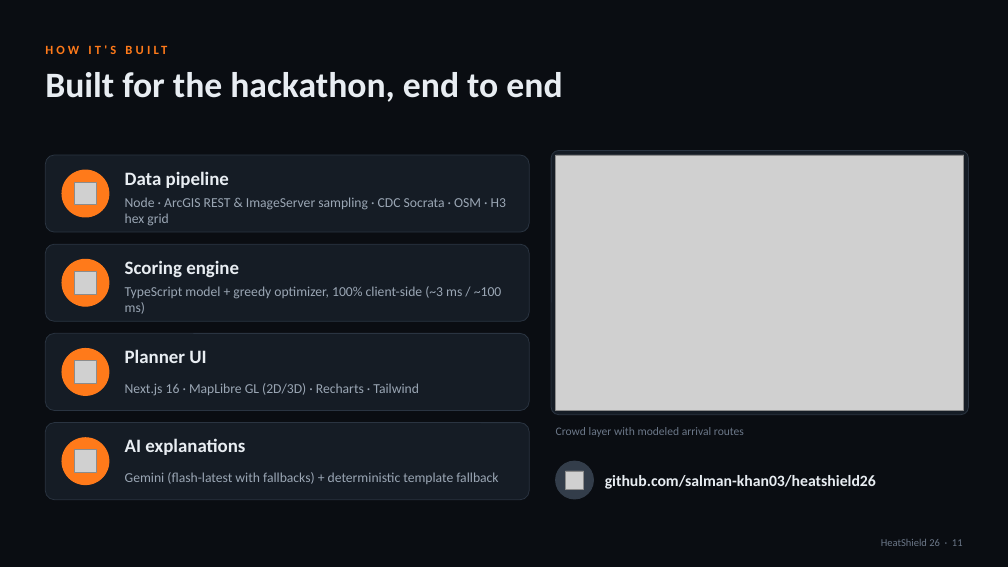
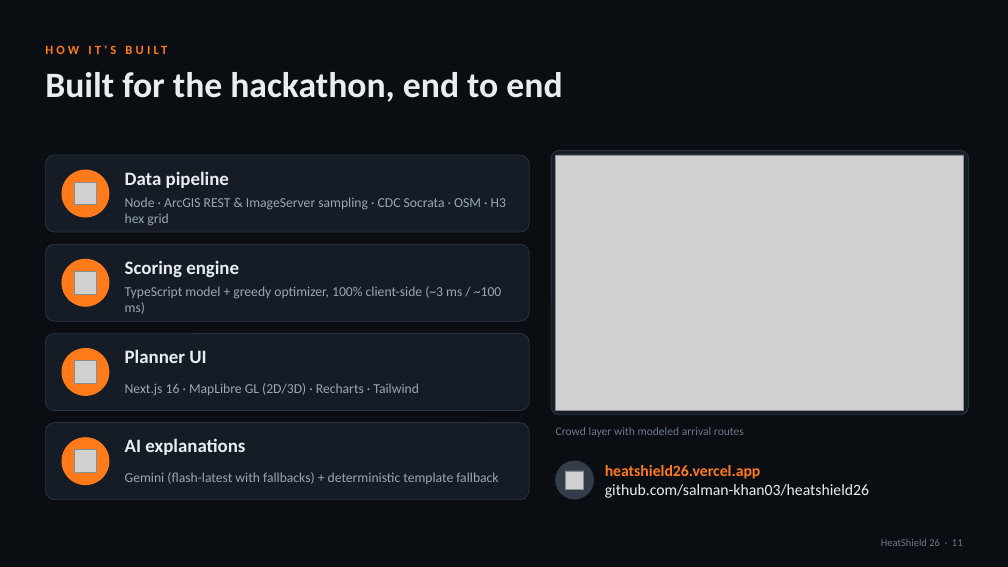
Before and after one commit to salman-khan03/heatshield26, a slide deck: slide 11 of docs/HeatShield26-Pitch.pptx. Drawn at 1008x567 pixels with LibreOffice and Linux fonts; fonts in the diff are those of the drawing; grey boxes stand for pictures. Boxes give left, top, right and bottom in pixels: in the first picture for what was removed or moved away, otherwise in the second. Text is boxed around its words. In the diff, an @@ line names an element or a change of style, - is before the commit and + after.

```diff
--- a/docs/HeatShield26-Pitch.pptx
+++ b/docs/HeatShield26-Pitch.pptx
@@ text at (605,465,761,479): paragraph added @@
+heatshield26.vercel.app
@@ text "heatshield26.vercel.app": place and size @@
-text "heatshield26.vercel.app" at (605,475,876,489)
+text "heatshield26.vercel.app" at (605,465,869,498)
@@ text at (605,484,869,498): bold off in "github.com/salman-khan03/heatshield26" @@
```
Also in this commit, not shown: 1 other slide changed, 3 other files.
